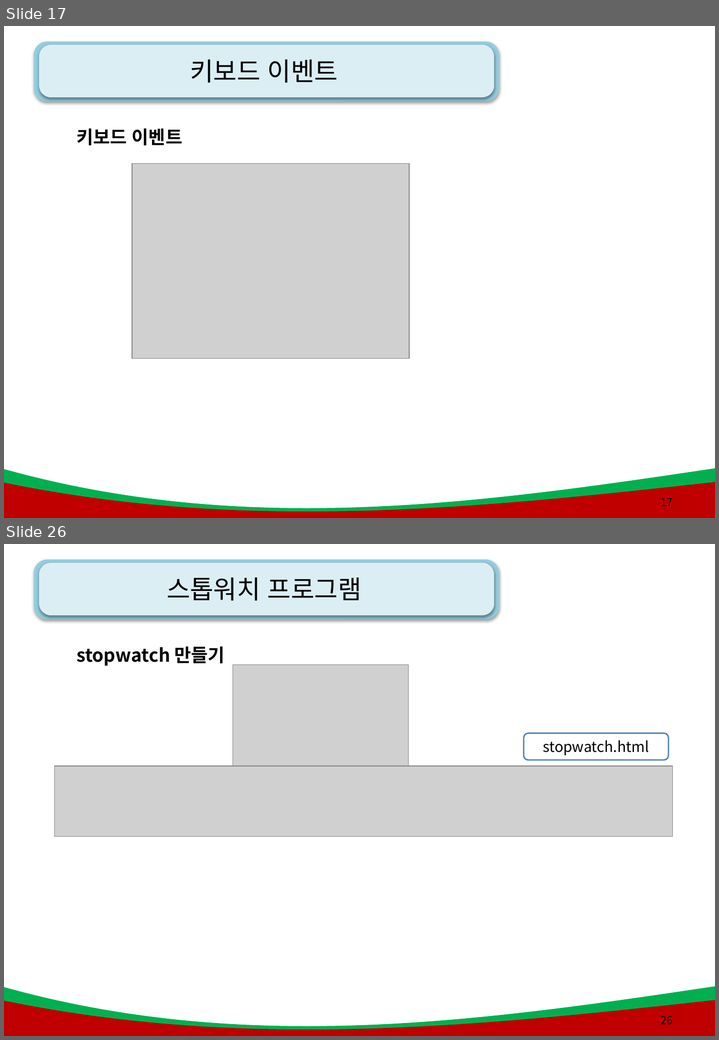
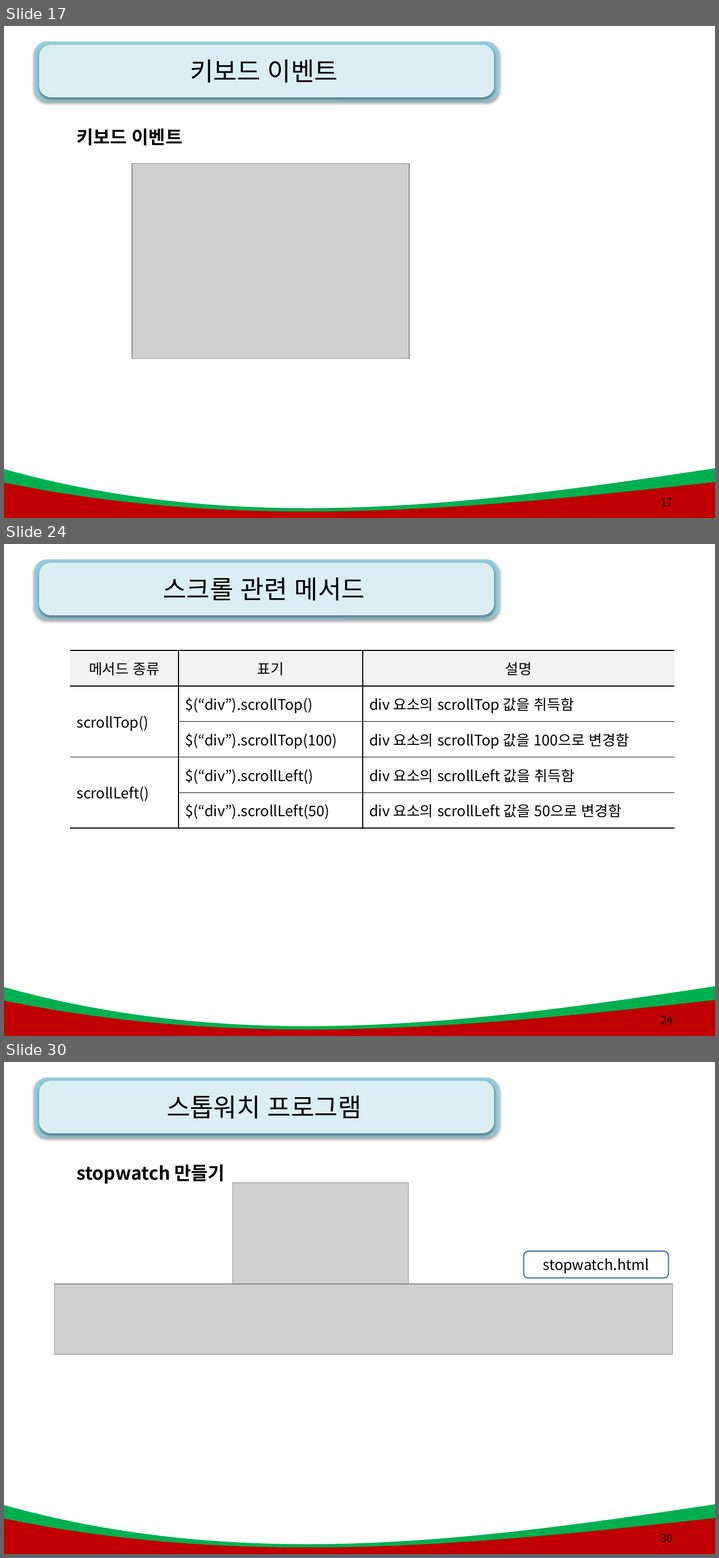
Before and after one commit to kiyongee2/green_project_web, a slide deck: js_ppt/10강. JQuery2 .pptx. Shown one above the other, each under a label of ours: slides 17 and 26 before the commit, slides 17, 24 and 30 after it; the slides between them are not shown. The pictures are 719x1040 and 719x1558 pixels, drawn with LibreOffice and Linux fonts; fonts in the diff are those of the drawing; grey boxes stand for pictures; background and template pictures are left out. Boxes give left, top, right and bottom in pixels: in the first picture for what was removed or moved away, otherwise in the second. Text is boxed around its words. In the diff, an @@ line names an element or a change of style, - is before the commit and + after.

```diff
--- a/js_ppt/10강. JQuery2 .pptx
+++ b/js_ppt/10강. JQuery2 .pptx
@@ slide 24 added at <box>4,544,715,1036</box>, background #FFFFFF; not listed: 4 template elements that a slide beside it also shows @@
@@ title added at <box>163,577,365,601</box>, 28 pt, text #000000 @@
+스크롤 관련 메서드
@@ table added at <box>70,650,675,828</box>, 5 rows, 3 columns @@
+메서드 종류 | 표기 | 설명
+scrollTop() | $(“div”).scrollTop() | div 요소의 scrollTop 값을 취득함
+ | $(“div”).scrollTop(100) | div 요소의 scrollTop 값을 100으로 변경함
+scrollLeft() | $(“div”).scrollLeft() | div 요소의 scrollLeft 값을 취득함
+ | $(“div”).scrollLeft(50) | div 요소의 scrollLeft 값을 50으로 변경함
@@ page number added at <box>661,1016,673,1024</box>, 12 pt, text #000000 @@
+24
@@ what was slide 26 is now slide 30 @@
@@ page number at <box>661,1534,673,1543</box>: text changed @@
-26
+30
```
Also in this commit, not shown: 5 slides changed, 7 other slides added, 4 slides removed, 57 other files.
